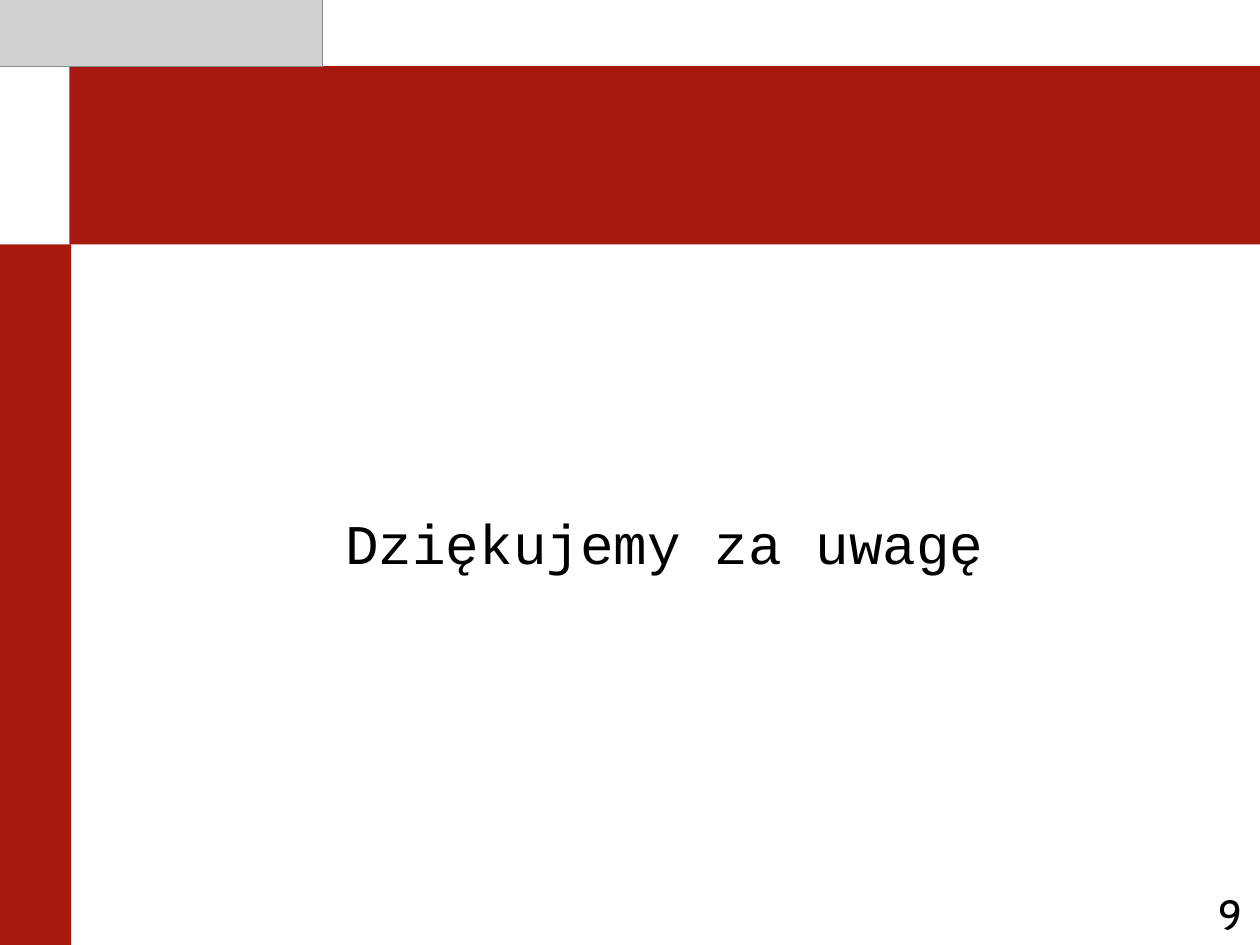
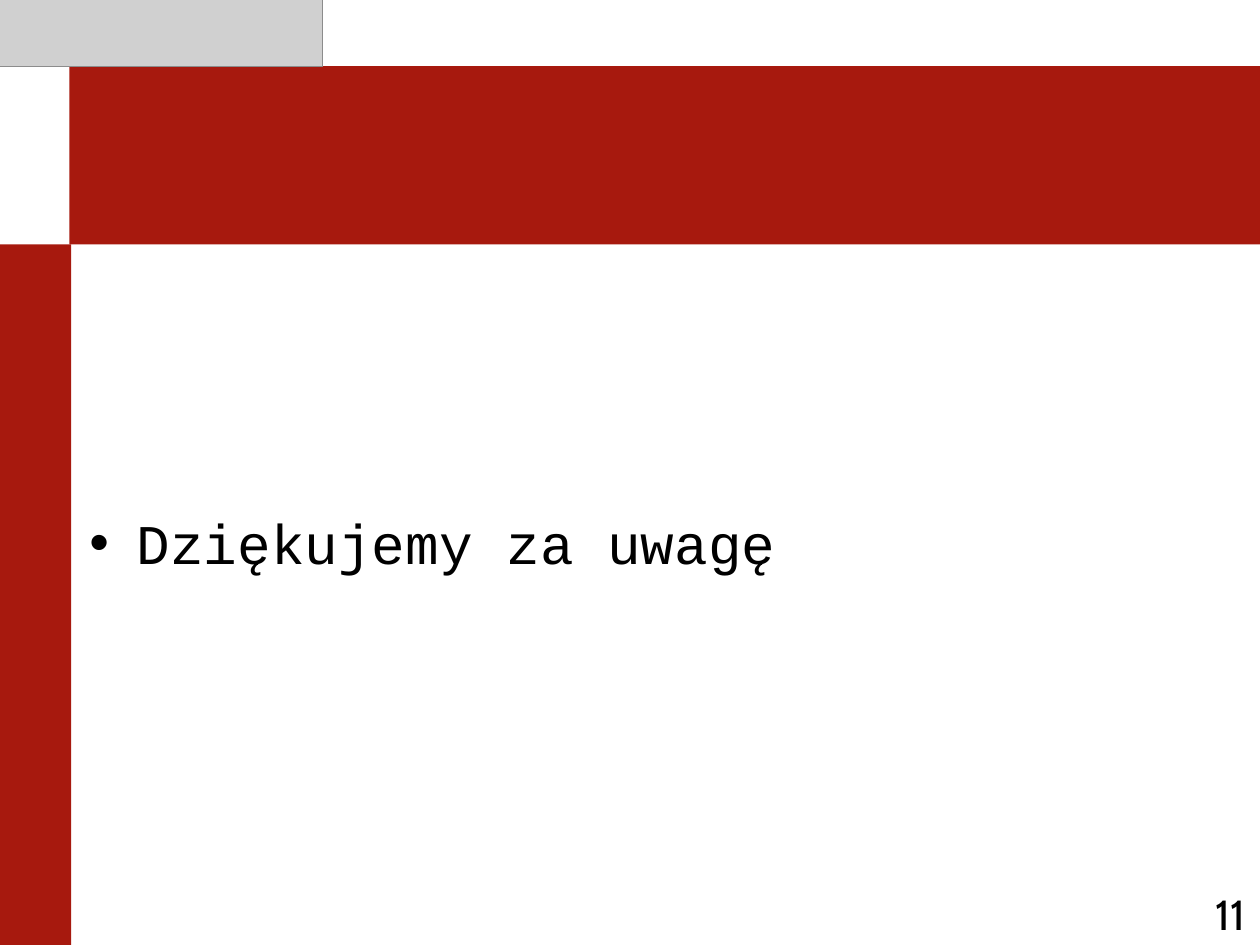
Before and after one commit to 225985/studia, a slide deck: slide 11 of doc/prototyp.ppt (slide 9 before the commit). Drawn at 1260x945 pixels with LibreOffice and Linux fonts; fonts in the diff are those of the drawing; grey boxes stand for pictures. Boxes give left, top, right and bottom in pixels: in the first picture for what was removed or moved away, otherwise in the second. Text is boxed around its words. In the diff, an @@ line names an element or a change of style, - is before the commit and + after.

```diff
--- a/doc/prototyp.ppt
+++ b/doc/prototyp.ppt
@@ text "Dziękujemy za uwagę" at box(137, 524, 775, 576): alignment centre to left; bullet none to • @@
@@ page number at box(1215, 900, 1245, 930): text changed @@
-9
+11
```
Also in this commit, not shown: 5 other slides changed, 3 slides added, 1 slide removed, 15 other files.
